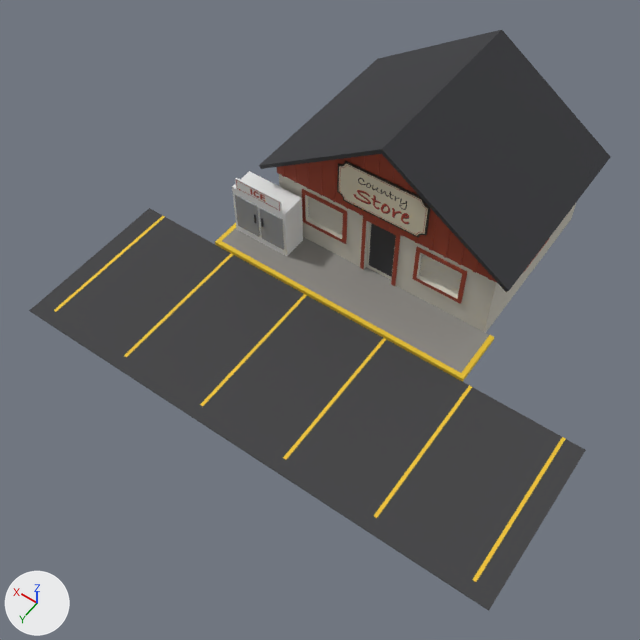
Renders of the Blender file assets/models/src/general-store.blend from each side of a commit.
Before and after are seen from a camera (50 mm lens) standing at (-8.42, 17.42, 19.61) and looking at (0.02, 5.61, 1.05). The axes (+X, +Y, +Z) are drawn at lower left. The lights are the same throughout. The first picture is the older version.

Objects in the first picture: 'GeneralStore'.
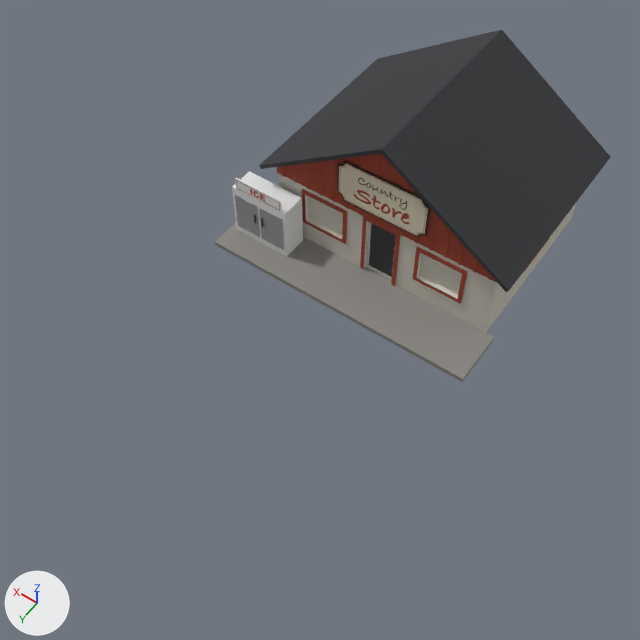
Patch to the scene script:
```diff
--- a/assets/models/src/general-store.blend.py
+++ b/assets/models/src/general-store.blend.py
@@ me_generalstore @@
 # used by ob_generalstore; location = (0.0, 0.0, 0.0)
-me_generalstore.from_pydata(...)  # 918 vertices, 559 faces; spans x -7.35..7.35, y -3.05..9.45, z 0.0..5.14
+me_generalstore.from_pydata(...)  # 864 vertices, 525 faces; spans x -3.97..4.7, y -3.05..4.45, z 0.0..5.14
+# me_generalstore part 1
+# 54 vertices are removed from x -7.35..7.35, y 2.75..9.45, z 0.0..0.15
+# 35 faces are deleted
+# 1 new face joins them, mat_storeconcrete (grey #8b8984)
+# me_generalstore part 2: 3 faces spanning x -3.8..4.7, y 2.75..4.45, z 0.0..0.15 switch from mat_storecurb (yellow #e5bf27) to mat_storeconcrete (grey #8b8984)
 me_generalstore.materials.append(mat_storewall)
@@ me_generalstore @@
 me_generalstore.materials.append(mat_storeroof)
-me_generalstore.materials.append(mat_storeasphalt)  # dark grey #424244
 me_generalstore.materials.append(mat_storesign)
```

Where the change shows, as pixel boxes (x1, y1, x2, y2) in the pictures (640 x 640 px):
'GeneralStore', reshaped (32% narrower, 39% shorter)
    before: (29, 30, 610, 611)
    after: (215, 30, 610, 382)
part 1 of me_generalstore, cut back
    before: (29, 208, 586, 611)
    after: (215, 223, 494, 379)
part 2 of me_generalstore, recoloured
    both: (215, 242, 494, 382)
